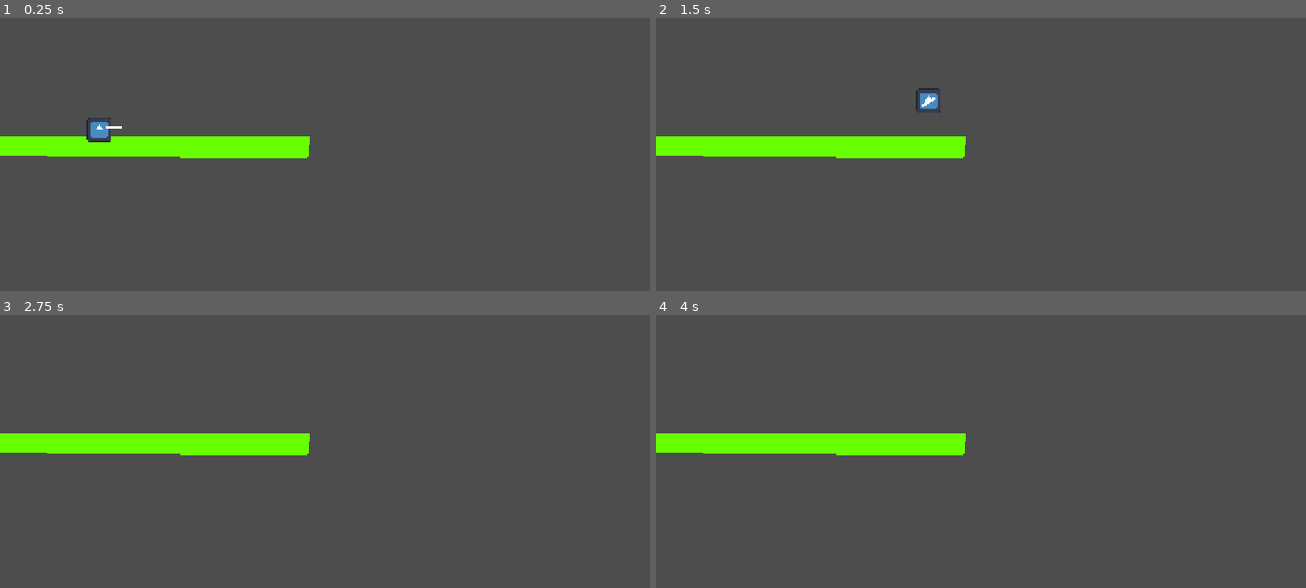
Above: before the commit, frames 1-4 (two rows, left to right).
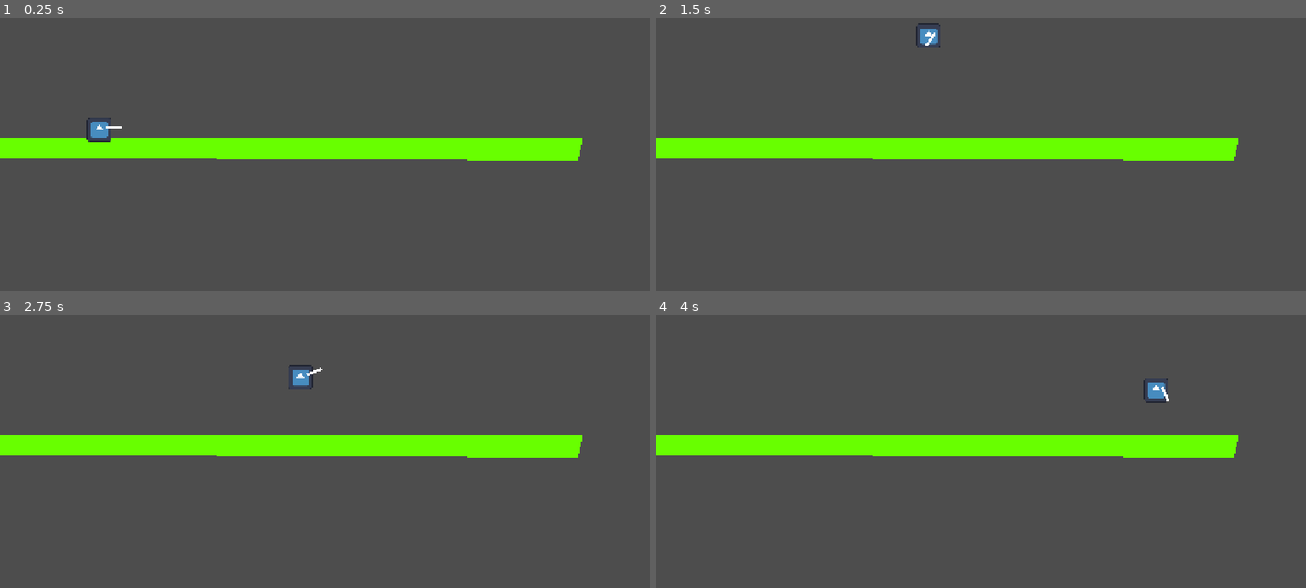
Above: after the commit, the same moments.

Repository: SlayerArman/Zombie-Slayer
Game: Godot game, scene res://scenes/main.tscn
Two runs of this game, one before a commit and one after it. Both use one fixed random seed, a clock stepped at 60 frames per second and the inputs below. The engine's default icon, where the game draws it, is replaced by a stand-in: a white triangle on a blue panel in a dark square.
Inputs (mouse positions are in pixels of both pictures, inside the frame that each line leads up to):
- Up to frame 1 (0.25 s): no input
- Up to frame 2 (1.5 s): tap Enter at 0.5 s; move the mouse to (1143, 105) at 0.52 s; hold Right (right) from 0.53 s (still down); tap Shift (dash) at 0.6 s; click (1143, 105) at 0.67 s; tap Space (jump) at 0.77, 0.8, 1.07, 1.35 s; move the mouse to (857, 143) at 1.27 s
- Up to frame 3 (2.75 s): tap Space (jump) at 1.52, 1.82, 2.3 s; tap Shift (dash) at 1.55, 2.1 s; move the mouse to (403, 336) at 2.02 s; release Right (right) at 2.03 s; hold A (left) from 2.03 s (still down)
- Up to frame 4 (4 s): move the mouse to (961, 497) at 2.77 s; release A (left) at 2.78 s; hold Right (right) from 2.78 s (still down); tap Alt at 2.85 s; click (961, 497) at 2.92 s; tap Space (jump) at 3.02, 3.32, 3.77, 3.8 s; tap Shift (dash) at 3.05, 3.6 s; move the mouse to (1195, 478) at 3.52 s

The runs differ from the first frame. In frame 1, 3.8% of the frame differs, in the area x 0-90%, y 43-53%; in frame 2, 4.3%, in the area x 0-90%, y 1-53%; in frame 3, 4.1%; in frame 4, 4.1%.

Commit message:
double jump and dash after image

Diff:
--- /dev/null
+++ b/scenes/dash_after_image.tscn
@@ -0,0 +1,6 @@
+[gd_scene format=3 uid="uid://d140i6dclw632"]
+
+[ext_resource type="Script" uid="uid://cfj3t8s25frhs" path="res://scripts/dash_after_image.gd" id="1_4l5gn"]
+
+[node name="DashAfterImage" type="Sprite2D" unique_id=1039472438]
+script = ExtResource("1_4l5gn")
--- a/scenes/main.tscn
+++ b/scenes/main.tscn
@@ -3,17 +3,19 @@
 [ext_resource type="PackedScene" uid="uid://b87u8qu1lgpt1" path="res://scenes/player.tscn" id="1_o5qli"]
 
 [sub_resource type="RectangleShape2D" id="RectangleShape2D_0wfyh"]
-size = Vector2(596, 38)
+size = Vector2(1116, 38)
 
 [node name="Main" type="Node2D" unique_id=1215998363]
 
 [node name="Ground" type="StaticBody2D" parent="." unique_id=216393039]
 
 [node name="CollisionShape2D" type="CollisionShape2D" parent="Ground" unique_id=1900473904]
-position = Vector2(289, 404)
+position = Vector2(549, 404)
 shape = SubResource("RectangleShape2D_0wfyh")
 
 [node name="Polygon2D" type="Polygon2D" parent="Ground" unique_id=1607111595]
+position = Vector2(5, 6)
+scale = Vector2(1.8689598, 0.99481446)
 color = Color(0.40784314, 1, 0, 1)
 polygon = PackedVector2Array(-12, 382, -10, 419, 582, 425, 587, 382)
 
--- a/scenes/player.tscn
+++ b/scenes/player.tscn
@@ -2,6 +2,7 @@
 
 [ext_resource type="Script" uid="uid://onkp3alec703" path="res://scripts/player.gd" id="1_3vyb7"]
 [ext_resource type="Texture2D" uid="uid://d361bhh2v4ov5" path="res://assets/icon.svg" id="2_g2els"]
+[ext_resource type="PackedScene" uid="uid://d140i6dclw632" path="res://scenes/dash_after_image.tscn" id="3_qhqgy"]
 
 [sub_resource type="SpriteFrames" id="SpriteFrames_0wfyh"]
 animations = [{
@@ -32,3 +33,5 @@
 [node name="Line2D" type="Line2D" parent="AimPivot" unique_id=671833718]
 points = PackedVector2Array(0, 0, 30, 0)
 width = 5.0
+
+[node name="DashAfterImage" parent="." unique_id=1039472438 instance=ExtResource("3_qhqgy")]
--- /dev/null
+++ b/scripts/dash_after_image.gd
@@ -0,0 +1,9 @@
+extends Sprite2D
+
+var fade_speed: float = 5.0
+
+func _process(delta: float) -> void:
+	modulate.a -= fade_speed * delta
+
+	if modulate.a <= 0.0:
+		queue_free()
--- a/scripts/player.gd
+++ b/scripts/player.gd
@@ -1,8 +1,11 @@
 extends CharacterBody2D
+
+@export var afterimage_scene: PackedScene
 
 @export var move_speed: float = 250.0
 @export var jump_velocity: float = -420.0
 @export var gravity: float = 980.0
+@export var max_jumps: int = 2
 
 @export var dash_speed: float = 850.0
 @export var dash_duration: float = 0.14
@@ -12,6 +15,7 @@
 var dash_timer: float = 0.0
 var dash_cooldown_timer: float = 0.0
 var dash_direction: float = 1.0
+var jumps_left: int = 2
 
 @onready var sprite: AnimatedSprite2D = $AnimatedSprite2D
 @onready var aim_pivot: Node2D = $AimPivot
@@ -50,8 +54,12 @@
 
 	velocity.x = direction * move_speed
 
-	if Input.is_action_just_pressed("jump") and is_on_floor():
+	if is_on_floor():
+		jumps_left = max_jumps
+
+	if Input.is_action_just_pressed("jump") and jumps_left > 0:
 		velocity.y = jump_velocity
+		jumps_left -= 1
 
 	move_and_slide()
 
@@ -70,3 +78,20 @@
 
 	is_dashing = true
 	dash_timer = dash_duration
+
+func spawn_afterimage() -> void:
+	if afterimage_scene == null:
+		return
+
+	var ghost = afterimage_scene.instantiate()
+	get_parent().add_child(ghost)
+
+	ghost.texture = sprite.sprite_frames.get_frame_texture(
+		sprite.animation,
+		sprite.frame
+	)
+
+	ghost.global_position = sprite.global_position
+	ghost.global_rotation = sprite.global_rotation
+	ghost.flip_h = sprite.flip_h
+	ghost.modulate = Color(0.5, 0.85, 1.0, 0.65)
Not shown, added: scripts/dash_after_image.gd.uid
